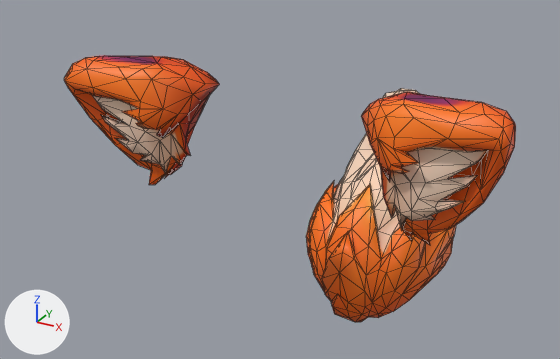
Renders of the FBX model art/models/accessories/creamsicle_fox/CreamsicleFoxWear.fbx from each side of a commit.
Both versions are drawn from a 50 mm camera at (0.779, -1.41, 1.391) aimed at (-0.193, 0.358, 0.507). Every picture has the same lights, and +X, +Y and +Z are marked at lower left. The older version comes first. Mesh edges are drawn as thin lines.

Before the edit, the objects in view are built like this:
```python
me_meshes_0 = bpy.data.meshes.new('meshes[0]')
me_meshes_0.from_pydata(...)  # 192 vertices, 380 faces; spans x -0.233..0.11, y -0.112..0.092, z -0.041..0.283
me_meshes_0.materials.append(mat_tripo_material_308d39e6_c3f0_4fee_be32_d45081421319)  # picture img_creamsicle_fox_wear_png
me_meshes_0__007 = bpy.data.meshes.new('meshes[0].007')
me_meshes_0__007.from_pydata(...)  # 162 vertices, 320 faces; spans x -0.13..0.211, y -0.089..0.102, z -0.027..0.301
me_meshes_0__007.materials.append(mat_tripo_material_308d39e6_c3f0_4fee_be32_d45081421319)  # picture img_creamsicle_fox_wear_png
me_meshes_0__009 = bpy.data.meshes.new('meshes[0].009')
me_meshes_0__009.from_pydata(...)  # 408 vertices, 812 faces; spans x -0.222..0.23, y -0.023..0.638, z -0.201..0.491
me_meshes_0__009.materials.append(mat_tripo_material_308d39e6_c3f0_4fee_be32_d45081421319)  # picture img_creamsicle_fox_wear_png
ob_earl = bpy.data.objects.new('EarL', me_meshes_0__007)
ob_earl.location = (0.304, 0.0, 0.644)
ob_earr = bpy.data.objects.new('EarR', me_meshes_0)
ob_earr.location = (-0.298, 0.007, 0.648)
ob_tail = bpy.data.objects.new('Tail', me_meshes_0__009)
ob_tail.location = (0.0, 0.37, 0.2)
```
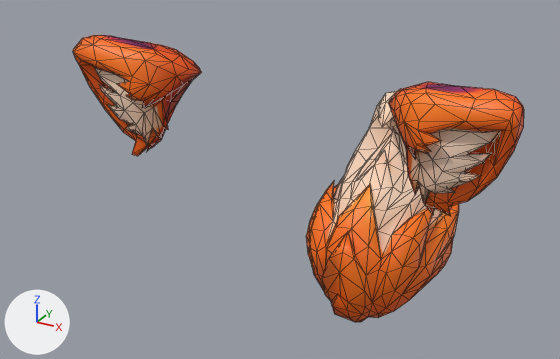
What changed in the scene script:
```text
Change me_meshes_0:
    used by ob_earr; location = (-0.298, 0.007, 0.648)
    remove me_meshes_0.from_pydata(...)  # 192 vertices, 380 faces; spans x -0.233..0.11, y -0.112..0.092, z -0.041..0.283
    add me_meshes_0.from_pydata(...)  # 192 vertices, 380 faces; spans x -0.179..0.114, y -0.072..0.091, z -0.035..0.255
    me_meshes_0 part 1: 192 of 192 vertices moved; they spanned x -0.233..0.11, y -0.112..0.092, z -0.041..0.283 and now span x -0.179..0.114, y -0.072..0.091, z -0.035..0.255; mean shift (0.02, 0.017, -0.008)
Change me_meshes_0__007:
    used by ob_earl; location = (0.304, 0.0, 0.644)
    remove me_meshes_0__007.from_pydata(...)  # 162 vertices, 320 faces; spans x -0.13..0.211, y -0.089..0.102, z -0.027..0.301
    add me_meshes_0__007.from_pydata(...)  # 162 vertices, 320 faces; spans x -0.112..0.178, y -0.076..0.088, z -0.024..0.26
    me_meshes_0__007 part 2: 162 of 162 vertices moved; they spanned x -0.13..0.211, y -0.089..0.102, z -0.027..0.301 and now span x -0.112..0.178, y -0.076..0.088, z -0.024..0.26; mean shift (-0.007, 0.002, -0.017)
Change ob_earr:
    ob_earr.location: (-0.298, 0.007, 0.648) -> (-0.347, 0.0, 0.712)
Change ob_earl:
    ob_earl.location: (0.304, 0.0, 0.644) -> (0.347, 0.0, 0.712)
```

What differs and where, as boxes [x1, y1, x2, y2] in the pictures (560 x 359 px):
'EarL', reshaped, moved (13% narrower, 12% shorter): before [361, 92, 516, 245]; after [389, 82, 524, 216]
'EarR', reshaped, moved (17% narrower, 7% shorter): before [64, 55, 219, 185]; after [73, 35, 201, 156]
